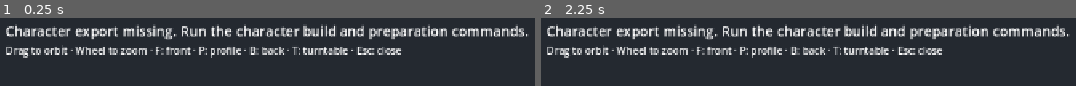
Above: before the commit, frames 1-2 (left to right).
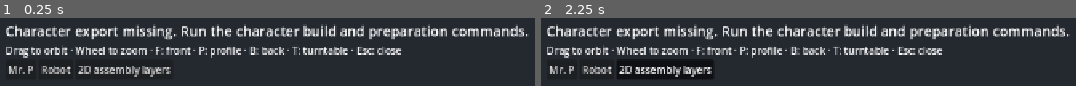
Above: after the commit, the same moments.

Repository: D-Stukes/pursuit-game-multi-agent-system
Game: Godot game, scene res://CharacterReview.tscn
The game is run twice, just before and just after one commit, with the same random seed, the same clock (stepped at 60 frames per second) and the same inputs. This scene is started directly instead of the project's main scene.
Inputs (mouse positions are in pixels of both pictures, inside the frame that each line leads up to):
- Up to frame 1 (0.25 s): no input
- Up to frame 2 (2.25 s): click (562, 69) at 0.5 s, where only the run after the commit has a clickable "Mr. P"; click (594, 69) at 1.25 s, where only the run after the commit has a clickable "Robot"; click (664, 69) at 2 s, where only the run after the commit has a clickable "2D assembly layers"

The runs differ from the first frame. In frame 1, 2.1% of the frame differs, in the area x 1-32%, y 70-87%; in frame 2, 5.2%, in the area x 1-33%, y 63-90%.

Commit message:
feat: add modular robot and registered assembly layers

Diff:
--- a/godot/playtest/CharacterReview.gd
+++ b/godot/playtest/CharacterReview.gd
@@ -1,6 +1,7 @@
 extends Node3D
 ## Isolated art review; does not change the building, player or progression.
-const ASSETS := {"mr_p": "res://assets/generated/characters/mr-p.glb"}
+const ASSETS := {"mr_p": "res://assets/generated/characters/mr-p.glb", "robot": "res://assets/generated/characters/robot.glb"}
+const ROBOT_PARTS: Array[String] = ["torso","left_leg","right_leg","left_arm","right_arm","head","power_core"]
 var model: Node3D
 var animation: AnimationPlayer
 var skeleton: Skeleton3D
@@ -13,6 +14,10 @@
 var clip_buttons: HBoxContainer
 var title: Label
 var spin: bool = false
+var parts_buttons: HBoxContainer
+var sprite_panel: Control
+var sprite_images: Dictionary = {}
+var show_2d_button: Button
 
 func _ready() -> void:
 	var env := Environment.new()
@@ -34,15 +39,27 @@
 	var panel:=VBoxContainer.new();panel.position=Vector2(20,18);canvas.add_child(panel)
 	title=Label.new();title.add_theme_font_size_override("font_size",22);panel.add_child(title)
 	var instructions:=Label.new();instructions.text="Drag to orbit · Wheel to zoom · F: front · P: profile · B: back · T: turntable · Esc: close";panel.add_child(instructions)
+	var asset_buttons:=HBoxContainer.new();panel.add_child(asset_buttons)
+	for id:String in ASSETS:
+		var button:=Button.new();button.text="Mr. P" if id=="mr_p" else "Robot"
+		button.pressed.connect(func(): load_asset(id));asset_buttons.add_child(button)
+	show_2d_button=Button.new();show_2d_button.text="2D assembly layers";show_2d_button.toggle_mode=true
+	show_2d_button.toggled.connect(set_2d);asset_buttons.add_child(show_2d_button)
 	clip_buttons=HBoxContainer.new();panel.add_child(clip_buttons)
+	parts_buttons=HBoxContainer.new();panel.add_child(parts_buttons)
+	sprite_panel=Control.new();canvas.add_child(sprite_panel);sprite_panel.set_anchors_and_offsets_preset(Control.PRESET_FULL_RECT)
+	sprite_panel.mouse_filter=Control.MOUSE_FILTER_IGNORE;sprite_panel.hide()
+	get_viewport().size_changed.connect(func():
+		if ready_for_test:frame_character(str(animation.current_animation) if animation else "Idle")
+	)
 	load_asset("mr_p")
 
 func load_asset(id: String) -> void:
 	ready_for_test=false
-	if model:model.queue_free()
 	if not ASSETS.has(id) or not ResourceLoader.exists(ASSETS[id]):
 		title.text="Character export missing. Run the character build and preparation commands."
 		return
+	if is_instance_valid(model):model.queue_free()
 	asset_id=id
 	var packed:PackedScene=load(ASSETS[id]);model=packed.instantiate();add_child(model)
 	var players:Array[Node]=model.find_children("*","AnimationPlayer",true,false)
@@ -50,19 +67,64 @@
 	var skeletons:Array[Node]=model.find_children("*","Skeleton3D",true,false)
 	skeleton=skeletons[0] if not skeletons.is_empty() else null
 	for child:Node in clip_buttons.get_children():child.queue_free()
+	for child:Node in parts_buttons.get_children():child.queue_free()
+	for child:Node in sprite_panel.get_children():child.queue_free()
+	sprite_images.clear();sprite_panel.hide();show_2d_button.set_pressed_no_signal(false)
+	show_2d_button.visible=id=="robot"
 	if animation:
 		for clip:String in animation.get_animation_list():
 			if clip=="RESET":continue
 			var button:=Button.new();button.text=clip;button.pressed.connect(func(): play_clip(clip));clip_buttons.add_child(button)
 		play_clip("Idle")
-	title.text="Mr. P · character asset review"
-	yaw=0;distance=6.3;center=Vector3(0,1.8,0);update_camera()
+		animation.animation_finished.connect(func(_clip:StringName): play_clip("Idle"))
+	if id=="robot":
+		var registration:Dictionary=JSON.parse_string(FileAccess.get_file_as_string("res://assets/generated/characters/robot-parts/parts.json"))
+		var layer_order:Array=registration.get("overlay_order",ROBOT_PARTS)
+		for part:String in ROBOT_PARTS:
+			var button:=Button.new();button.text=part.replace("_"," ");button.toggle_mode=true;button.button_pressed=true
+			button.toggled.connect(func(visible:bool): set_part_visible(part,visible));parts_buttons.add_child(button)
+			var path:String="res://assets/generated/characters/robot-parts/"+part+".png"
+			if ResourceLoader.exists(path):
+				var image:=TextureRect.new();image.texture=load(path);sprite_panel.add_child(image)
+				image.z_index=layer_order.find(part)
+				image.set_anchors_and_offsets_preset(Control.PRESET_FULL_RECT)
+				image.offset_top=175;image.offset_bottom=-15;image.offset_left=20;image.offset_right=-20
+				image.expand_mode=TextureRect.EXPAND_IGNORE_SIZE;image.stretch_mode=TextureRect.STRETCH_KEEP_ASPECT_CENTERED
+				image.mouse_filter=Control.MOUSE_FILTER_IGNORE;sprite_images[part]=image
+		show_2d_button.disabled=sprite_images.size()!=ROBOT_PARTS.size()
+	title.text=("Mr. P" if id=="mr_p" else "Robot")+" · character asset review"
+	yaw=0;frame_character("Idle")
 	ready_for_test=true
 
 func play_clip(clip:String)->void:
 	if not animation or not animation.has_animation(clip):return
-	animation.get_animation(clip).loop_mode=Animation.LOOP_LINEAR
+	animation.get_animation(clip).loop_mode=Animation.LOOP_LINEAR if clip=="Idle" else Animation.LOOP_NONE
 	animation.play(clip)
+	frame_character(clip)
+
+func frame_character(clip:String)->void:
+	# Fit the declared full motion envelope below the review toolbar. This
+	# changes the camera framing, never the mesh scale or assembly coordinates.
+	var viewport_size:Vector2=get_viewport().get_visible_rect().size
+	var toolbar:float=185.0 if asset_id=="robot" else 150.0
+	var top:float=3.65 if asset_id=="mr_p" else (2.75 if clip=="Assemble" else 2.25)
+	var width:float=2.5 if asset_id=="mr_p" else 3.1
+	var available:float=maxf(.35,(viewport_size.y-toolbar)/viewport_size.y)
+	var field_height:float=maxf(top/(available*.80),width/(viewport_size.x/viewport_size.y))
+	distance=field_height/(2*tan(deg_to_rad(camera.fov*.5)))
+	center=Vector3(0,top*.5+toolbar/viewport_size.y*field_height*.5,0)
+	update_camera()
+
+func set_2d(visible:bool)->void:
+	if not model:return
+	sprite_panel.visible=visible and asset_id=="robot";model.visible=not sprite_panel.visible
+	for button:Button in clip_buttons.get_children():button.disabled=sprite_panel.visible
+
+func set_part_visible(part:String,visible:bool)->void:
+	for mesh:MeshInstance3D in model.find_children("*","MeshInstance3D",true,false):
+		var extras:Dictionary=mesh.get_meta("extras",{})
+		if extras.get("part_id","")==part:mesh.visible=visible
+	if sprite_images.has(part):sprite_images[part].visible=visible
 
 func update_camera()->void:
 	camera.look_at_from_position(center+Vector3(sin(yaw)*distance,.20,cos(yaw)*distance),center)
--- a/godot/playtest/tests/capture_characters.gd
+++ b/godot/playtest/tests/capture_characters.gd
@@ -17,4 +17,22 @@
 		await RenderingServer.frame_post_draw
 		root.get_texture().get_image().save_png(folder+"/mr-p-"+item[0]+".png")
 		print("CHARACTER_CAPTURE ",item[0])
+	view.load_asset("robot")
+	for i in range(8):await process_frame
+	for item:Array in [["front",0.0,"Idle",0.0],["profile",PI/2,"Idle",0.0],["back",PI,"Idle",0.0],["three-quarter",.6,"Idle",0.0],["power-on",.4,"PowerOn",1.5],["assembling",.4,"Assemble",.5],["assembled",.4,"Assemble",3.95]]:
+		view.yaw=item[1];view.update_camera();view.play_clip(item[2]);view.animation.pause();view.animation.seek(item[3],true);view.animation.advance(0)
+		for i in range(6):await process_frame
+		await RenderingServer.frame_post_draw
+		root.get_texture().get_image().save_png(folder+"/robot-"+item[0]+".png")
+		print("ROBOT_CAPTURE ",item[0])
+	view.show_2d_button.button_pressed=true
+	for i in range(6):await process_frame
+	await RenderingServer.frame_post_draw
+	root.get_texture().get_image().save_png(folder+"/robot-2d-complete.png")
+	view.parts_buttons.get_child(5).button_pressed=false
+	view.parts_buttons.get_child(3).button_pressed=false
+	for i in range(6):await process_frame
+	await RenderingServer.frame_post_draw
+	root.get_texture().get_image().save_png(folder+"/robot-2d-partial.png")
+	print("ROBOT_2D_CAPTURE complete and partial")
 	view.queue_free();await process_frame;quit()
--- a/godot/playtest/tests/verify_characters.gd
+++ b/godot/playtest/tests/verify_characters.gd
@@ -30,7 +30,7 @@
 		var bone:int=view.skeleton.find_bone("hand_L")
 		var first:Transform3D=view.skeleton.get_bone_global_pose(bone)
 		var duration:float=view.animation.get_animation(clip).length
-		view.animation.seek(duration*.5,true);view.animation.advance(0);await frames(2)
+		view.animation.seek(duration*.25,true);view.animation.advance(0);await frames(2)
 		var middle:Transform3D=view.skeleton.get_bone_global_pose(bone)
 		check(clip+" has nonzero duration",duration>1,duration)
 		check(clip+" drives actual imported skeleton",not middle.is_equal_approx(first),middle.origin)
@@ -39,5 +39,42 @@
 	for m:MeshInstance3D in meshes:
 		if m.mesh.get_blend_shape_count()>0 and m.get_blend_shape_value(0)>.85:closed+=1
 	check("Idle closes paired eyelids in engine",closed==2,closed)
+	view.load_asset("robot");await frames(5)
+	check("robot scene ready",view.ready_for_test and view.asset_id=="robot")
+	check("robot skeleton has17 mechanical bones",view.skeleton!=null and view.skeleton.get_bone_count()==17)
+	meshes=view.model.find_children("*","MeshInstance3D",true,false)
+	var found:Dictionary={}
+	for m:MeshInstance3D in meshes:
+		var extras:Dictionary=m.get_meta("extras",{});found[extras.get("part_id","")]=m
+	check("seven independently tagged robot modules",meshes.size()==7 and found.size()==7 and not found.has(""))
+	check("all robot clips imported",view.animation.has_animation("Idle") and view.animation.has_animation("PowerOn") and view.animation.has_animation("Assemble"))
+	for clip:String in ["Idle","PowerOn","Assemble"]:
+		view.play_clip(clip);view.animation.pause();view.animation.seek(0,true);view.animation.advance(0);await frames(2)
+		var bone:int=view.skeleton.find_bone("head" if clip=="Idle" else "hand_L")
+		var first:Transform3D=view.skeleton.get_bone_global_pose(bone)
+		view.animation.seek(view.animation.get_animation(clip).length*.25,true);view.animation.advance(0);await frames(2)
+		check(clip+" drives imported robot joints",not view.skeleton.get_bone_global_pose(bone).is_equal_approx(first))
+	check("assembly is one-shot",view.animation.get_animation("Assemble").loop_mode==Animation.LOOP_NONE)
+	check("all seven registered2D layers load",view.sprite_images.size()==7)
+	check("torso layer correctly covers hip modules",view.sprite_images.torso.z_index>view.sprite_images.left_leg.z_index and view.sprite_images.torso.z_index>view.sprite_images.right_leg.z_index)
+	check("core layer correctly covers torso",view.sprite_images.power_core.z_index>view.sprite_images.torso.z_index)
+	for part:String in view.ROBOT_PARTS:
+		if not view.sprite_images.has(part):continue
+		var texture:Texture2D=view.sprite_images[part].texture
+		check("registered layer size "+part,texture.get_width()==768 and texture.get_height()==1024)
+		check("transparent layer corner "+part,texture.get_image().get_pixel(0,0).a<.01)
+	view.show_2d_button.button_pressed=true;await frames(2)
+	check("2D control showslayers and hides3D model",view.sprite_panel.visible and not view.model.visible)
+	var toggle:Button=view.parts_buttons.get_child(5)
+	toggle.button_pressed=false;await frames(2)
+	check("part toggle hides matching2D and3D head",not found.head.visible and not view.sprite_images.head.visible)
+	toggle.button_pressed=true;view.show_2d_button.button_pressed=false;await frames(2)
+	check("returnto3D preserves complete assembly",view.model.visible and not view.sprite_panel.visible and found.head.visible)
+	view.play_clip("Assemble");view.animation.pause();view.animation.seek(0,true);view.animation.advance(0);await frames(2)
+	var index:int=view.skeleton.find_bone("head");var expanded:Vector3=view.skeleton.get_bone_global_pose(index).origin
+	var projected:Vector2=view.camera.unproject_position(view.skeleton.to_global(expanded+Vector3.UP*.41))
+	check("exploded head framed below review toolbar",projected.y>185,projected)
+	view.animation.seek(view.animation.get_animation("Assemble").length-.01,true);view.animation.advance(0);await frames(2)
+	check("assembly visibly closes head-to-torso gap",expanded.distance_to(view.skeleton.get_bone_global_pose(index).origin)>.40)
 	print("CHARACTER_RESULT checks=",checks," failures=",failures)
 	view.queue_free();await process_frame;quit(0 if failures==0 else 1)
Not shown, changed: Docs/Character-Assets.md
Not shown, changed: Docs/Project-Plan.md
Not shown, changed: tests/test_character_staging.py
Not shown, changed: tools/build_characters.py
Not shown, changed: tools/prepare_characters.py
Not shown, changed: tools/verify_character_fresh.py
Not shown, changed: tools/verify_native_characters.py
